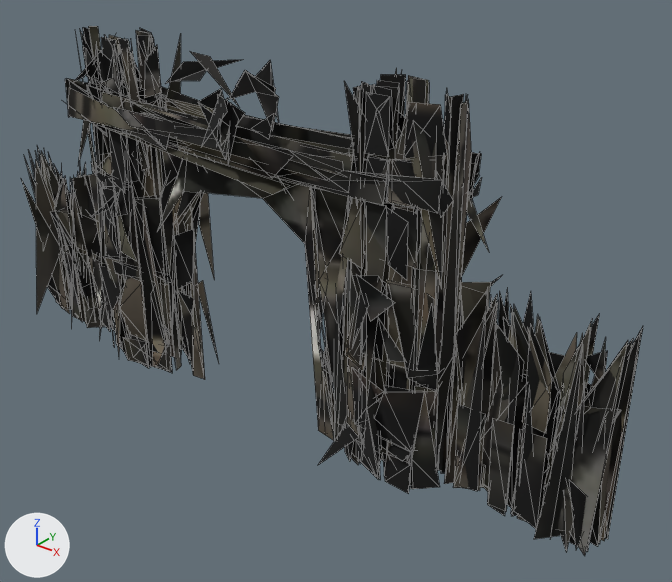
One commit to the glTF model public/world/kit/goblin_gate_lod.glb: the scene before it, then after it.
Camera for both pictures: a camera (50 mm lens) standing at (26.66, -5.85, 5.25) and looking at (21.71, 0.34, 1.42). Every picture has the same lights, and +X, +Y and +Z are marked at lower left. The picture after the commit comes second. Mesh edges are drawn as thin lines. Vertices at exactly the same position are counted once.

Objects in the first picture: 'goblin_gate'.
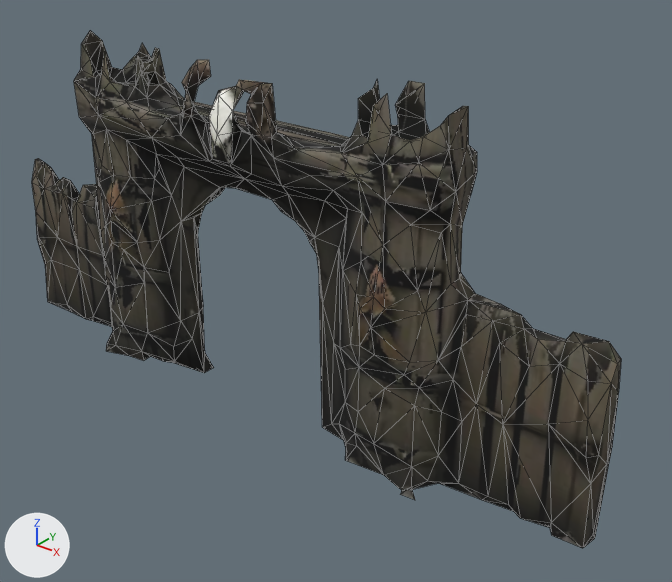
The change, as a diff of the scene's bpy script:
```diff
--- a/public/world/kit/goblin_gate_lod.glb.py
+++ b/public/world/kit/goblin_gate_lod.glb.py
@@ mat_kitlod @@
 n1 = _N.new('ShaderNodeOutputMaterial'); n1.name = 'Material Output'
-n2 = _N.new('ShaderNodeMix'); n2.name = 'Mix'
-n2.data_type = 'RGBA'
-n2.blend_type = 'MULTIPLY'
-n2.inputs[0].default_value = 1.0  # 'Factor'
-n3 = _N.new('ShaderNodeVertexColor'); n3.name = 'Color Attribute'
 n4 = _N.new('ShaderNodeTexImage'); n4.name = 'Image Texture'
@@ mat_kitlod @@
 n0 = _N.new('ShaderNodeBsdfPrincipled'); n0.name = 'Principled BSDF'
 _L.new(n0.outputs[0], n1.inputs[0])  # 'BSDF' to 'Surface'
-_L.new(n2.outputs[2], n0.inputs[0])  # 'Result' to 'Base Color'
-_L.new(n3.outputs[0], n2.inputs[7])  # 'Color' to 'B'
-_L.new(n4.outputs[0], n2.inputs[6])  # 'Color' to 'A'
+_L.new(n4.outputs[0], n0.inputs[0])  # 'Color' to 'Base Color'
@@ me_goblin_gate_001 @@
 # used by ob_goblin_gate; location = (21.0, 0.0, 0.0)
-me_goblin_gate_001.from_pydata(...)  # 2118 vertices, 1200 faces; spans x -3.61..3.67, y -0.62..0.65, z -0.06..3.61
+me_goblin_gate_001.from_pydata(...)  # 598 vertices, 1200 faces; spans x -3.58..3.61, y -0.43..0.39, z 0.04..3.56
+# me_goblin_gate_001 part 1: the loose piece of 11 vertices spanning x -2.1..2.09, y -0.2..0.02, z 0.03..3.01 is rebuilt with 598 vertices and now spans x -3.58..3.61, y -0.43..0.39, z 0.04..3.56
+# me_goblin_gate_001 part 2: 458 loose pieces with 1965 vertices, spanning x -3.61..3.67, y -0.62..0.65, z -0.06..3.61, are deleted
+# me_goblin_gate_001 part 3
+# 127 vertices are removed from x -2.86..2.18, y -0.35..0.32, z 0.01..3.58
+# 128 faces are deleted
+# me_goblin_gate_001 part 4
+# 15 vertices are removed from x 2.91..3.61, y 0.01..0.43, z 0.05..2.02
+# 13 faces are deleted
 me_goblin_gate_001.materials.append(mat_kitlod)
```

Location of each change, (x1, y1, x2, y2) in pixels of the pictures (672 x 582 px):
'goblin_gate', recoloured, reshaped: before (21, 26, 643, 556); after (32, 30, 621, 548)
part 1 of me_goblin_gate_001, rebuilt (mostly hidden before): before (103, 90, 445, 464); after (32, 30, 621, 548)
part 2 of me_goblin_gate_001, deleted: before (21, 26, 643, 556)
part 3 of me_goblin_gate_001, deleted: before (77, 30, 442, 440)
part 4 of me_goblin_gate_001, deleted: before (545, 315, 612, 547)
